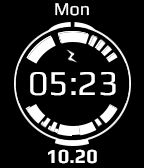
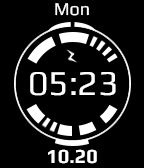
Layer changes from the first 144 × 168 image to the second:
hid group "watchface" (16 layers) over left=18, top=28, right=127, bottom=139
